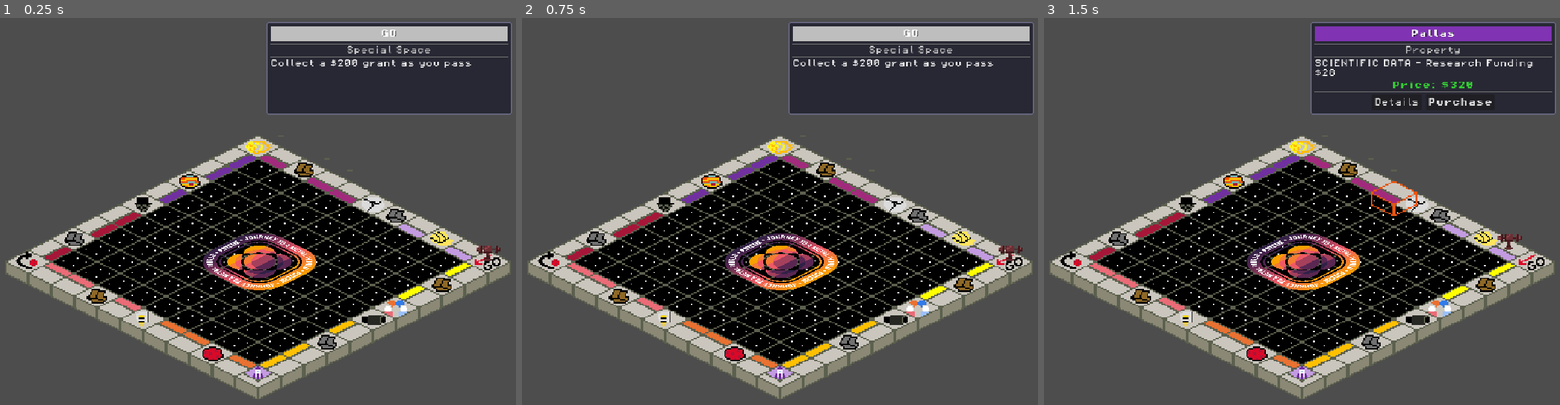
Above: before the commit, frames 1-3 (left to right).
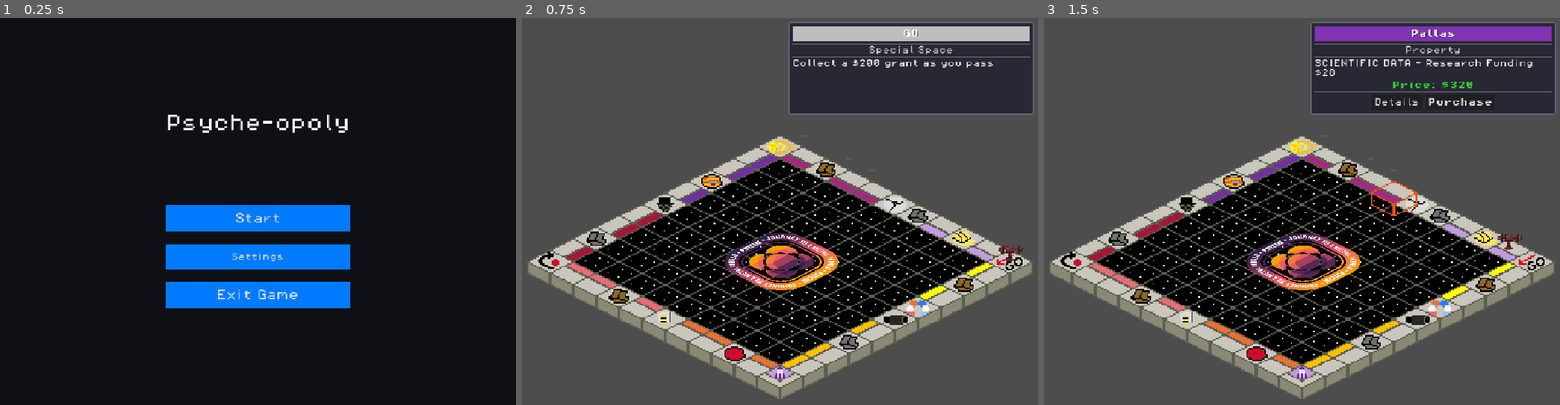
Above: after the commit, the same moments.

Repository: MissionToPsyche-Platinum/platinum_24d_game_psycheopoly-psb
Game: Godot game, scene res://scenes/StartMenu.tscn
Two runs of this game, one before a commit and one after it. Both use one fixed random seed, a clock stepped at 60 frames per second and the inputs below. Before the commit the project starts from res://scenes/GameBoard.tscn.
Inputs (mouse positions are in pixels of both pictures, inside the frame that each line leads up to):
- Up to frame 1 (0.25 s): no input
- Up to frame 2 (0.75 s): click (780, 219) at 0.5 s, where only the run after the commit has a clickable "Start"
- Up to frame 3 (1.5 s): tap Enter at 1.25 s; move the mouse to (1415, 192) at 1.27 s; hold Right from 1.28 s (still down); tap C at 1.35 s; click (1415, 192) at 1.42 s

The runs differ from the first frame. In frame 1, 88% of the frame differs, in the area x 0-100%, y 0-100%; in frame 2, nothing differs; in frame 3, nothing differs.

Commit message:
feat: update main scene and start button functionality for Start Menu integration

Diff:
--- a/project.godot
+++ b/project.godot
@@ -11,7 +11,7 @@
 [application]
 
 config/name="capstone"
-run/main_scene="uid://bo41dopsfrh24"
+run/main_scene="res://scenes/StartMenu.tscn"
 config/features=PackedStringArray("4.5", "Forward Plus")
 config/icon="res://icon.svg"
 
--- a/scripts/ui/start_menu.gd
+++ b/scripts/ui/start_menu.gd
@@ -57,8 +57,7 @@
 # ============================
 
 func _on_start_pressed() -> void:
-	# Change this to match your game scene path
-	get_tree().change_scene_to_file("res://ui/main_test.tscn")
+	get_tree().change_scene_to_file("res://scenes/GameBoard.tscn")
 
 
 func _on_settings_pressed() -> void:
